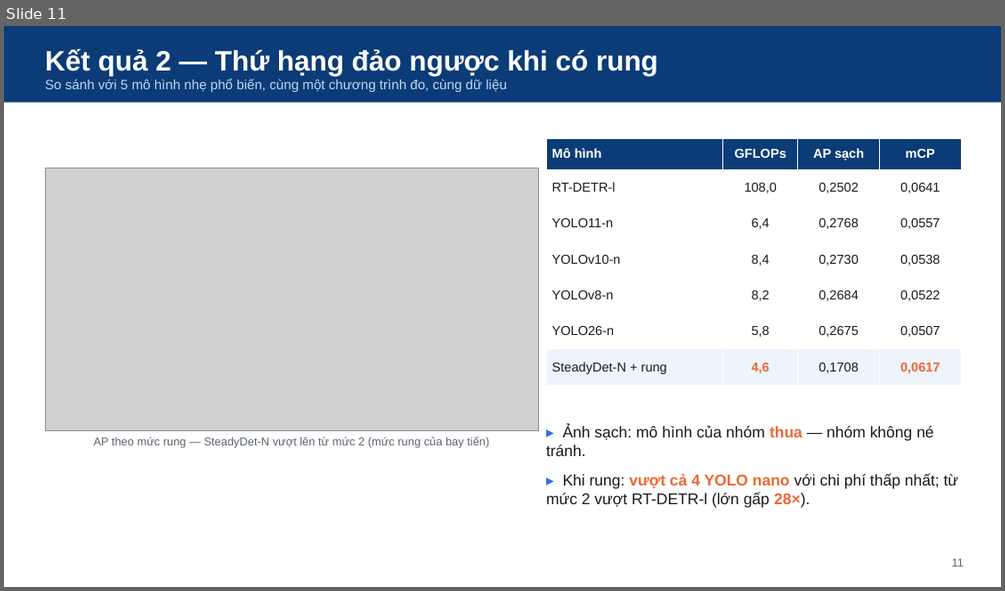
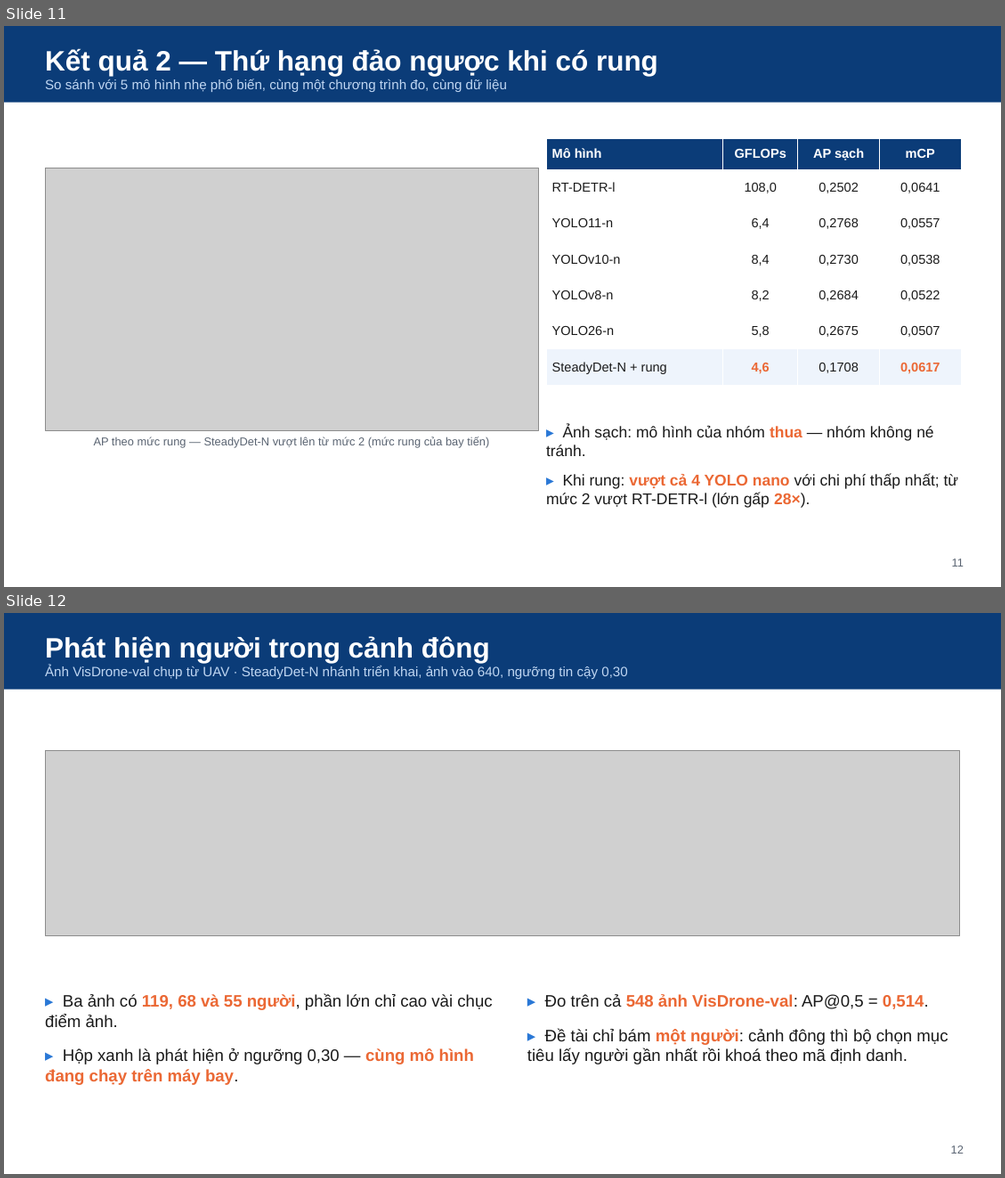
Before and after one commit to NhanHuynh2006/Drone_Following, a slide deck: nckh_SV2026-474/slides/SteadyDet-N_nghiem_thu_nhe.pptx. Shown one above the other, each under a label of ours: slide 11 before the commit, slides 11 and 12 after it. The pictures are 1005x591 and 1005x1178 pixels, drawn with LibreOffice and Linux fonts; fonts in the diff are those of the drawing; grey boxes stand for pictures. Boxes give left, top, right and bottom in pixels: in the first picture for what was removed or moved away, otherwise in the second. Text is boxed around its words. In the diff, an @@ line names an element or a change of style, - is before the commit and + after.

```diff
--- a/nckh_SV2026-474/slides/SteadyDet-N_nghiem_thu_nhe.pptx
+++ b/nckh_SV2026-474/slides/SteadyDet-N_nghiem_thu_nhe.pptx
@@ slide 12 added at [4,613,1001,1174], background #FFFFFF @@
@@ rectangle added at [4,613,1001,690], fill #0B3C78, 13 pt, text #BFD6F2 @@
+Phát hiện người trong cảnh đông
+Ảnh VisDrone-val chụp từ UAV · SteadyDet-N nhánh triển khai, ảnh vào 640, ngưỡng tin cậy 0,30
@@ picture added at [45,751,960,936] @@
@@ text added at [45,994,492,1085], 16 pt, text #1A1A1A @@
+▸ Ba ảnh có 119, 68 và 55 người, phần lớn chỉ cao vài chục điểm ảnh.
+▸ Hộp xanh là phát hiện ở ngưỡng 0,30 — cùng mô hình đang chạy trên máy bay.
@@ text added at [527,994,947,1064], 16 pt, text #1A1A1A @@
+▸ Đo trên cả 548 ảnh VisDrone-val: AP@0,5 = 0,514.
+▸ Đề tài chỉ bám một người: cảnh đông thì bộ chọn mục tiêu lấy người gần nhất rồi khoá theo mã định danh.
@@ text added at [951,1145,963,1153], 11 pt, text #5A6472 @@
+12
```
Also in this commit, not shown: 11 slides changed, 7 other files.
